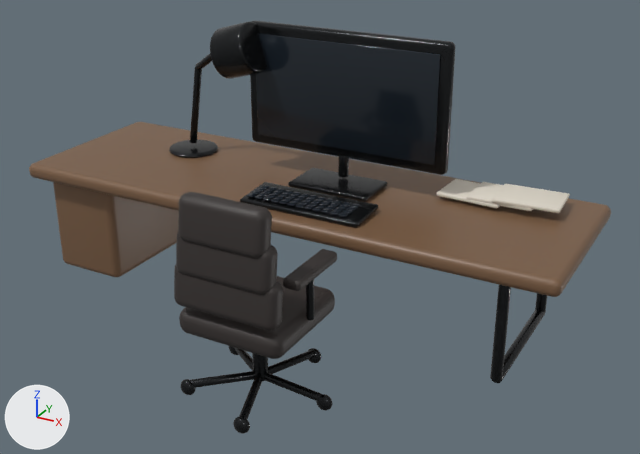
Renders of the glTF model game/assets/models/executive_study_rig.glb from each side of a commit.
Rendered twice from a 50 mm camera at (2.82, -4.87, 3.02) aimed at (0.34, -0.38, 0.77). Lighting does not change. The marker at lower left points along +X, +Y and +Z. The older version comes first. Where no turn or scale is listed for an object, it has been applied to the vertices.

The scene before the commit, as lines of its bpy script (objects in view):
```python
ob_chair_arm_pad = bpy.data.objects.new('Chair arm pad', me_cube_062)
ob_chair_arm_pad.location = (0.69, -1.11, 0.87)
ob_chair_back_cushion = bpy.data.objects.new('Chair back cushion', me_cube_060)
ob_chair_back_cushion.location = (0.35, -1.42, 1.18)
ob_chair_back_cushion_001 = bpy.data.objects.new('Chair back cushion.001', me_cube_058)
ob_chair_back_cushion_001.location = (0.35, -1.42, 0.78)
ob_chair_back_cushion_002 = bpy.data.objects.new('Chair back cushion.002', me_cube_059)
ob_chair_back_cushion_002.location = (0.35, -1.42, 0.98)
ob_chair_seat = bpy.data.objects.new('Chair seat', me_cube_057)
ob_chair_seat.location = (0.35, -1.12, 0.53)
ob_lamp_shade = bpy.data.objects.new('Lamp shade', me_cylinder_006)
ob_lamp_shade.location = (-0.48, 0.02, 1.72)
ob_monitor = bpy.data.objects.new('Monitor', me_cube_005)
ob_monitor.location = (0.25, 0.14, 1.48)
ob_monitor_foot = bpy.data.objects.new('Monitor foot', me_cube_007)
ob_monitor_foot.location = (0.25, 0.04, 0.9)
ob_right_leg_front = bpy.data.objects.new('Right leg front', me_cylinder)
ob_right_leg_front.location = (1.58, -0.46, 0.43)
# also in view: 'Lamp base' at (-1.05, 0.2, 0.89); 'Desk file 2' at (1.32, 0.3, 0.93); 'Desk file 1' at (1.12, 0.3, 0.91); 'Low keyboard' at (0.25, -0.36, 0.9); 'Left sculpted pedestal' at (-1.54, 0.0, 0.42)
```
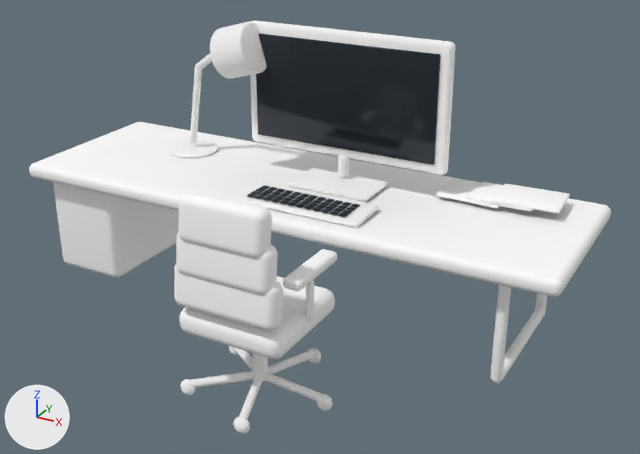
The change, as a list of edits to the scene's bpy script:
```text
Change mat_espresso_leather:
    mat_espresso_leather.base_color: (0.035, 0.028, 0.026) -> (1.0, 1.0, 1.0)  # dark grey #352f2d -> white #ffffff
Change mat_blackened_steel:
    mat_blackened_steel.base_color: (0.022, 0.024, 0.026) -> (1.0, 1.0, 1.0)  # black #292b2d -> white #ffffff
    mat_blackened_steel.roughness: 0.22 -> 1.0
Change mat_warm_paper:
    mat_warm_paper.base_color: (0.7, 0.65, 0.56) -> (1.0, 1.0, 1.0)  # pale yellow #dad3c5 -> white #ffffff
Change mat_smoked_walnut:
    mat_smoked_walnut.base_color: (0.19, 0.105, 0.055) -> (1.0, 1.0, 1.0)  # brown #795b42 -> white #ffffff
    mat_smoked_walnut.roughness: 0.43 -> 1.0
```

Location of each change, [x1, y1, x2, y2] in pixels of the pictures (640 x 454 px):
'Executive desktop', recoloured, surface changed (brown to white): [29, 122, 611, 297] in both
'Left sculpted pedestal', recoloured, surface changed (brown to white): [53, 182, 179, 277] in both
'Monitor', recoloured, surface changed (black to white): [250, 21, 455, 175] in both
'Chair seat', recoloured (dark grey to white): [179, 276, 335, 359] in both
'Chair back cushion', recoloured (dark grey to white): [178, 192, 272, 259] in both
'Chair back cushion.001', recoloured (dark grey to white): [174, 265, 283, 331] in both
'Chair back cushion.002', recoloured (dark grey to white): [176, 232, 278, 295] in both
'Lamp shade', recoloured, surface changed (black to white): [210, 21, 267, 79] in both
'Monitor foot', recoloured, surface changed (black to white): [288, 168, 388, 202] in both
'Low keyboard', recoloured, surface changed (black to white): [240, 182, 378, 228] in both
'Desk file 3', recoloured (pale yellow to white): [492, 184, 570, 213] in both
'Right leg front', recoloured, surface changed (black to white): [490, 285, 511, 381] in both
'Chair arm pad', recoloured (dark grey to white): [283, 249, 337, 291] in both
'Right leg rail', recoloured, surface changed (black to white): [491, 309, 545, 383] in both
'Lamp base', recoloured, surface changed (lighter): [169, 139, 218, 158] in both
'Desk file 1', recoloured (pale yellow to white): [436, 179, 500, 209] in both
'Desk file 2', recoloured (pale yellow to white): [467, 182, 533, 211] in both
'Lamp lower arm', recoloured, surface changed (black to white): [190, 67, 202, 143] in both
'Chair star leg.004', recoloured, surface changed (black to white): [190, 371, 255, 387] in both
'Chair star leg.001', recoloured, surface changed (black to white): [264, 373, 322, 401] in both
'Chair star leg.002', recoloured, surface changed (black to white): [268, 350, 314, 374] in both
'Chair star leg', recoloured, surface changed (black to white): [239, 375, 263, 419] in both
'Chair gas lift', recoloured, surface changed (black to white): [252, 353, 268, 381] in both
'Chair arm support', recoloured, surface changed (black to white): [306, 280, 314, 320] in both
'Monitor stem', recoloured, surface changed (black to white): [338, 155, 349, 178] in both
'Chair caster', recoloured, surface changed (black to white): [233, 416, 250, 434] in both
'Chair caster.001', recoloured, surface changed (black to white): [316, 394, 333, 411] in both
'Chair caster.004', recoloured, surface changed (black to white): [180, 379, 196, 395] in both
'Chair star leg.003', recoloured, surface changed (black to white): [233, 347, 253, 371] in both
'Right leg back', recoloured, surface changed (black to white): [535, 293, 547, 312] in both
'Lamp upper arm', recoloured, surface changed: [195, 54, 212, 70] in both
'Chair caster.002', recoloured, surface changed: [308, 348, 321, 363] in both
'Chair caster.003', recoloured, surface changed: [229, 346, 239, 355] in both
